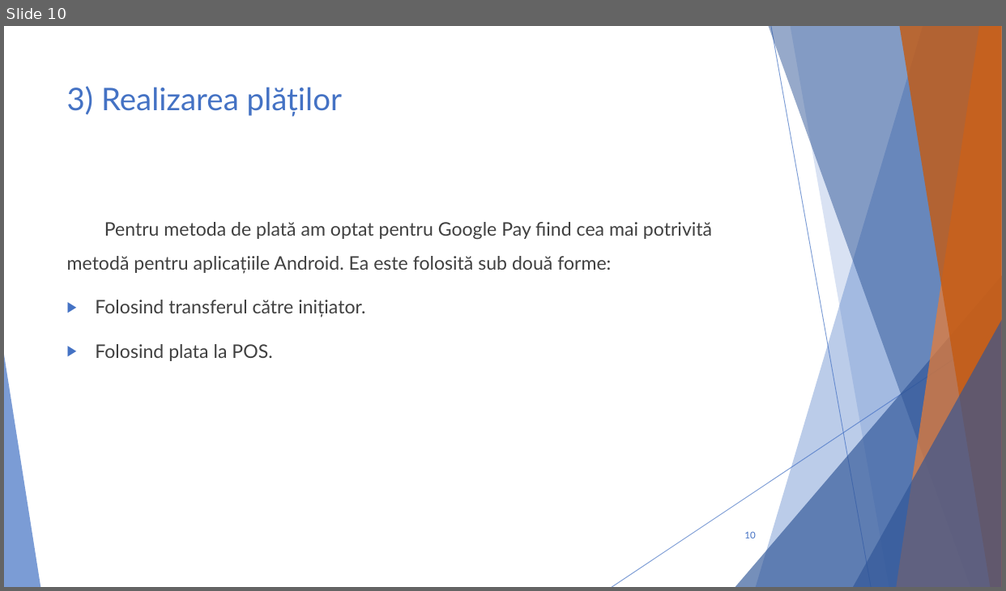
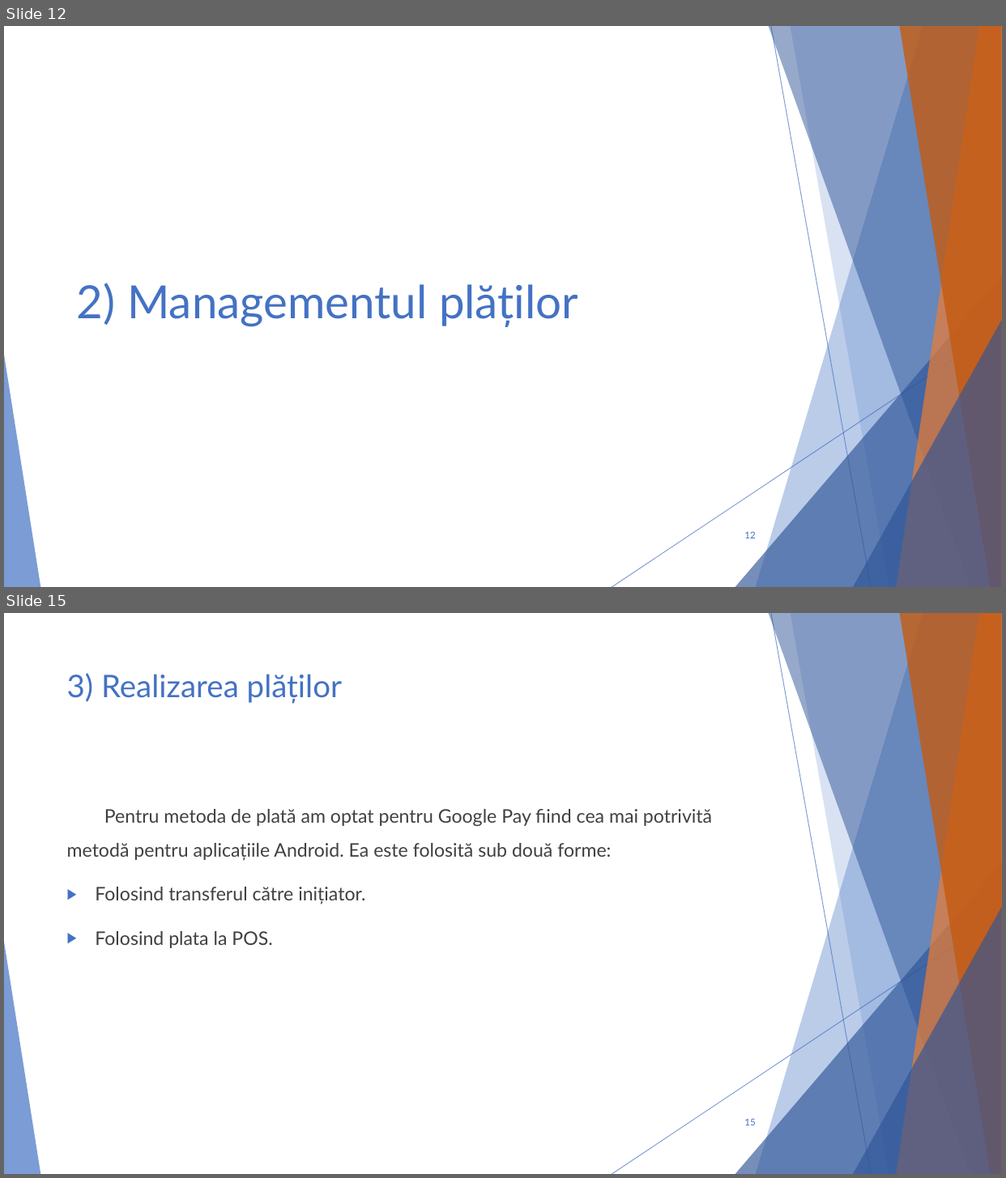
Before and after one commit to cristi-cosulianu/Licenta, a slide deck: Prezentare licenta.pptx. Shown one above the other, each under a label of ours: slide 10 before the commit, slides 12 and 15 after it; the slides between them are not shown. The pictures are 1006x591 and 1006x1178 pixels, drawn with LibreOffice and Linux fonts; fonts in the diff are those of the drawing. Boxes give left, top, right and bottom in pixels: in the first picture for what was removed or moved away, otherwise in the second. Text is boxed around its words. In the diff, an @@ line names an element or a change of style, - is before the commit and + after.

```diff
--- a/Prezentare licenta.pptx
+++ b/Prezentare licenta.pptx
@@ slide 12 added at (x1=4, y1=26, x2=1002, y2=587), background #FFFFFF; not listed: 10 template elements that a slide beside it also shows @@
@@ title added at (x1=77, y1=283, x2=578, y2=327), 44 pt, text #4472C4 @@
+2) Managementul plăților
@@ page number added at (x1=744, y1=531, x2=755, y2=539), 9 pt, text #4472C4 @@
+12
@@ what was slide 10 is now slide 15 @@
@@ page number at (x1=744, y1=1118, x2=755, y2=1126): text changed @@
-10
+15
```
Also in this commit, not shown: 12 slides changed, 7 other slides added, 6 other files.
